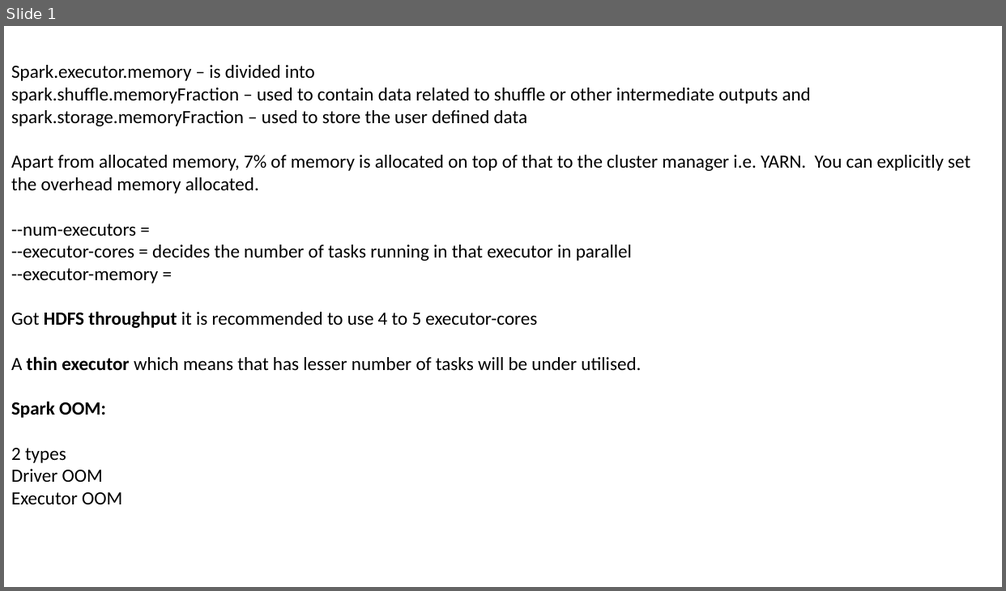
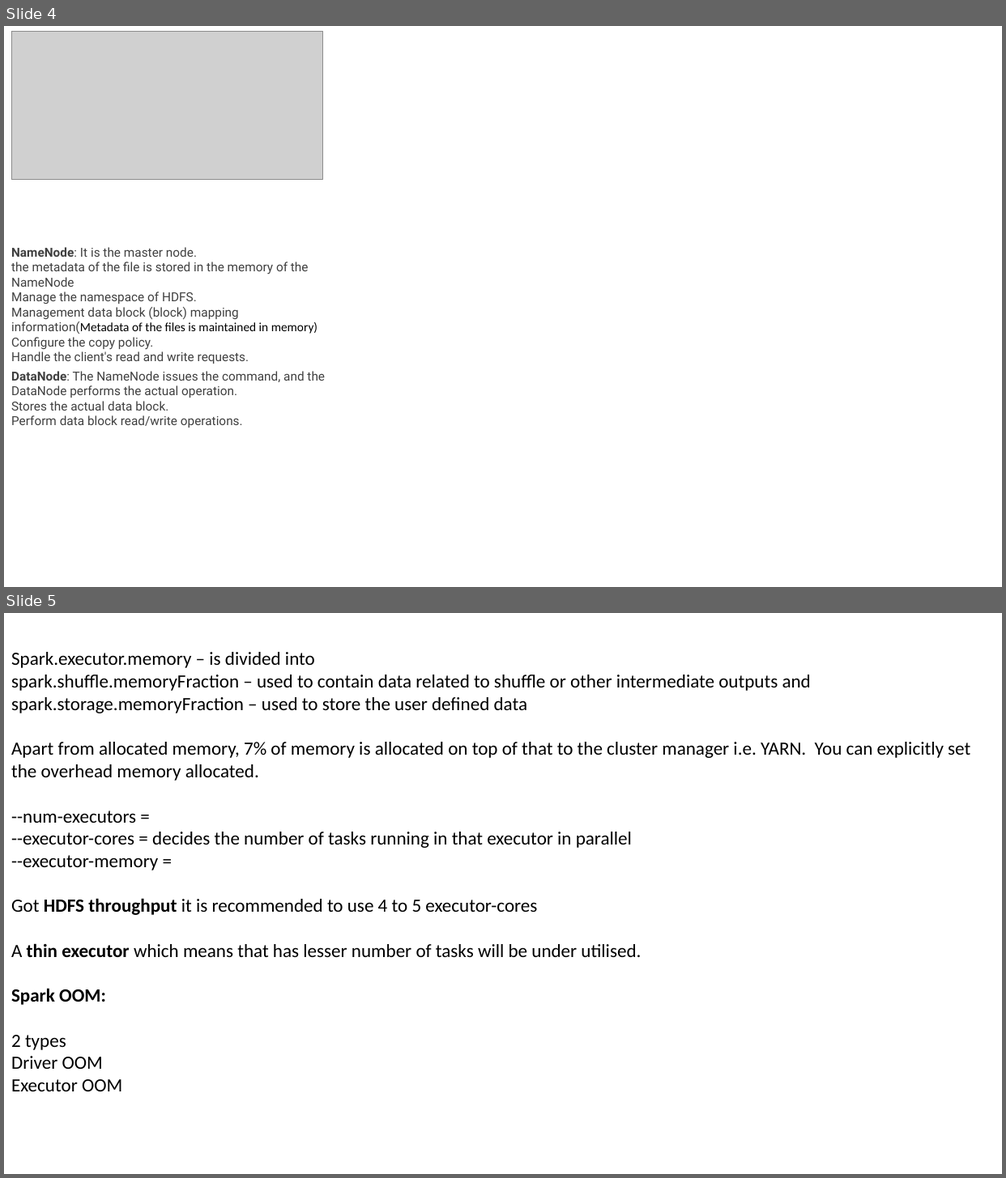
Before and after one commit to samRddhimat/onlinefiles, a slide deck: Spark Memory Tips.pptx. Shown one above the other, each under a label of ours: slide 1 before the commit, slides 4 and 5 after it. The pictures are 1006x591 and 1006x1178 pixels, drawn with LibreOffice and Linux fonts; fonts in the diff are those of the drawing; grey boxes stand for pictures. Boxes give left, top, right and bottom in pixels: in the first picture for what was removed or moved away, otherwise in the second. Text is boxed around its words. In the diff, an @@ line names an element or a change of style, - is before the commit and + after.

```diff
--- a/Spark Memory Tips.pptx
+++ b/Spark Memory Tips.pptx
@@ slide 4 added at bbox=[4, 26, 1002, 587], background #FFFFFF @@
@@ picture added at bbox=[12, 31, 324, 179] @@
@@ text added at bbox=[11, 247, 317, 364], 12 pt, text #404040 @@
+NameNode: It is the master node.
+the metadata of the file is stored in the memory of the NameNode
+Manage the namespace of HDFS.
+Management data block (block) mapping information(Metadata of the files is maintained in memory)
+Configure the copy policy.
+Handle the client's read and write requests.
@@ text added at bbox=[11, 371, 325, 428], 12 pt, text #404040 @@
+DataNode: The NameNode issues the command, and the
+DataNode performs the actual operation.
+Stores the actual data block.
+Perform data block read/write operations.
@@ what was slide 1 is now slide 5 @@
```
Also in this commit, not shown: 3 slides changed, 3 other slides added.
